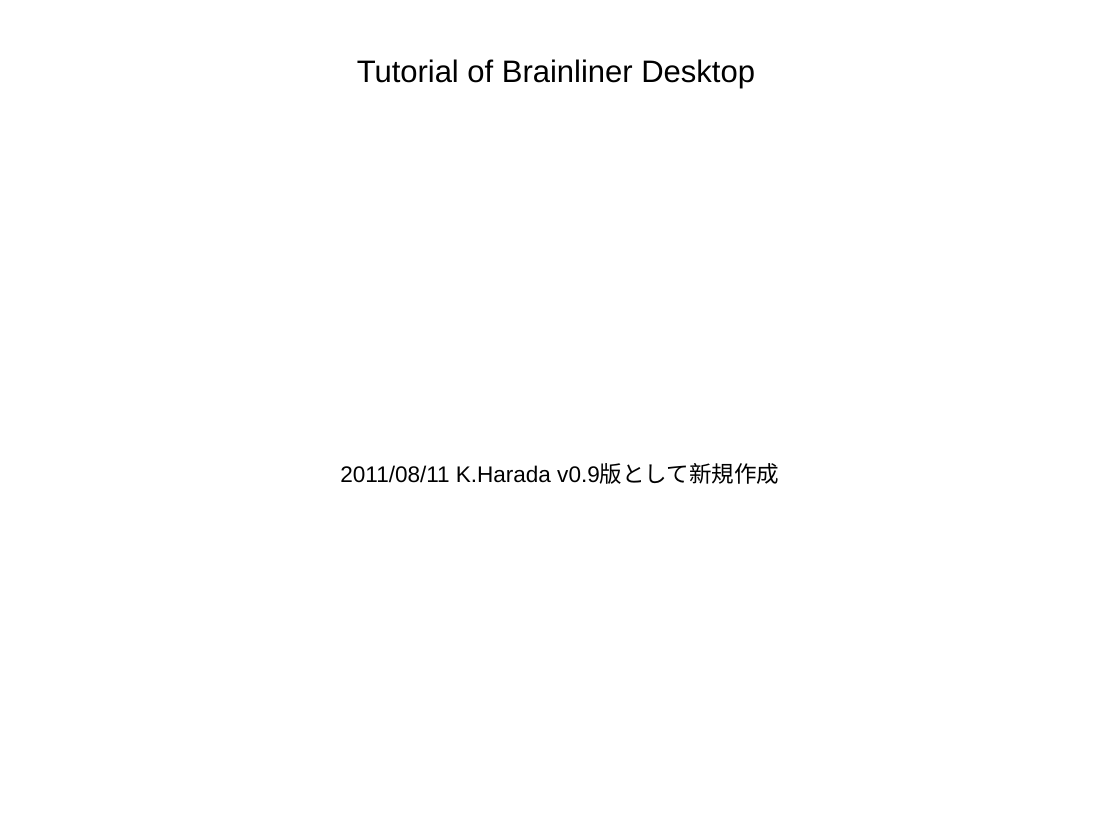
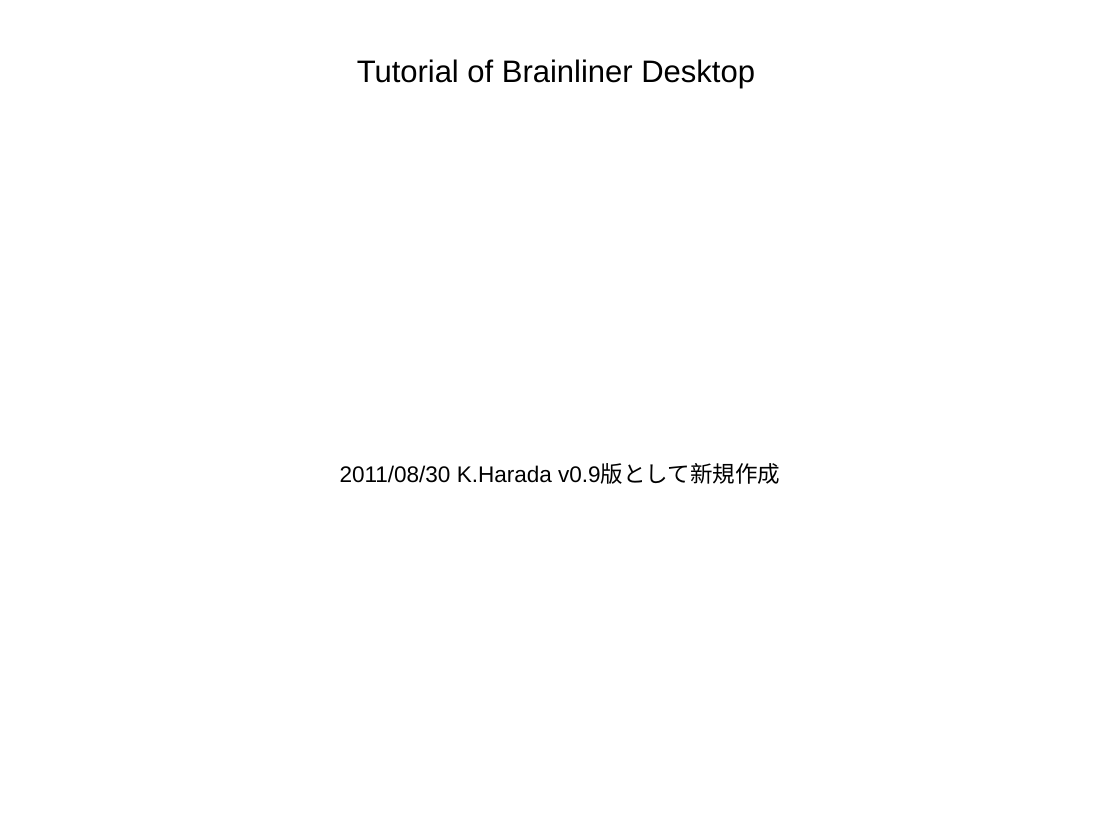
Before and after one commit to ATR-DNI/BrainLiner, a slide deck: slide 1 of docs/Brainliner_Desktop_Tutorial_for_Use.pptx. Drawn at 1120x840 pixels with LibreOffice and Linux fonts; fonts in the diff are those of the drawing; background and template pictures are left out. Boxes give left, top, right and bottom in pixels: in the first picture for what was removed or moved away, otherwise in the second. Text is boxed around its words. In the diff, an @@ line names an element or a change of style, - is before the commit and + after.

```diff
--- a/docs/Brainliner_Desktop_Tutorial_for_Use.pptx
+++ b/docs/Brainliner_Desktop_Tutorial_for_Use.pptx
@@ text at bbox=[340, 464, 780, 484]: text changed @@
-2011/08/11 K.Harada v0.9版として新規作成
+2011/08/30 K.Harada v0.9版として新規作成
```
Also in this commit, not shown: 3 other slides changed, 1 slide added, 3 other files.
